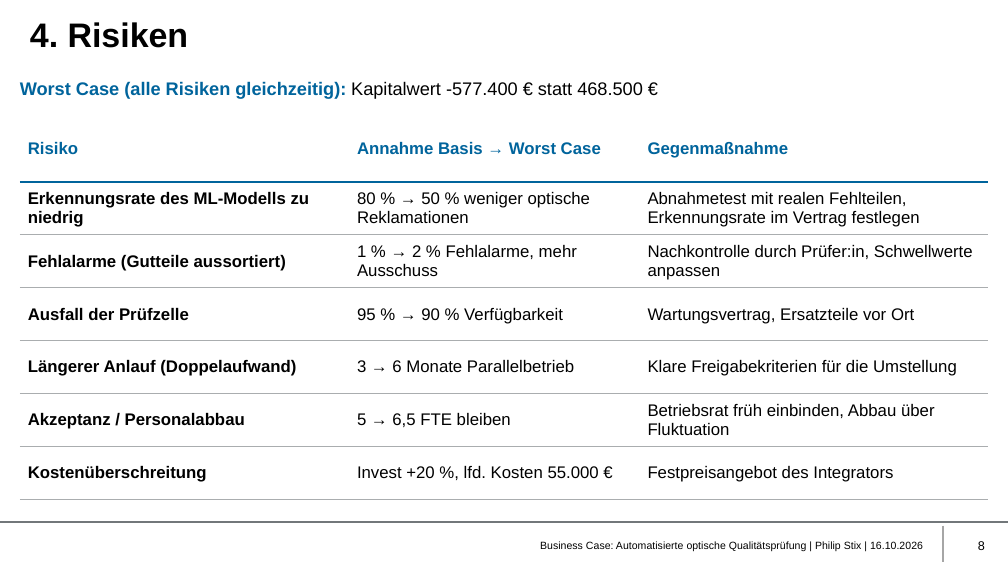
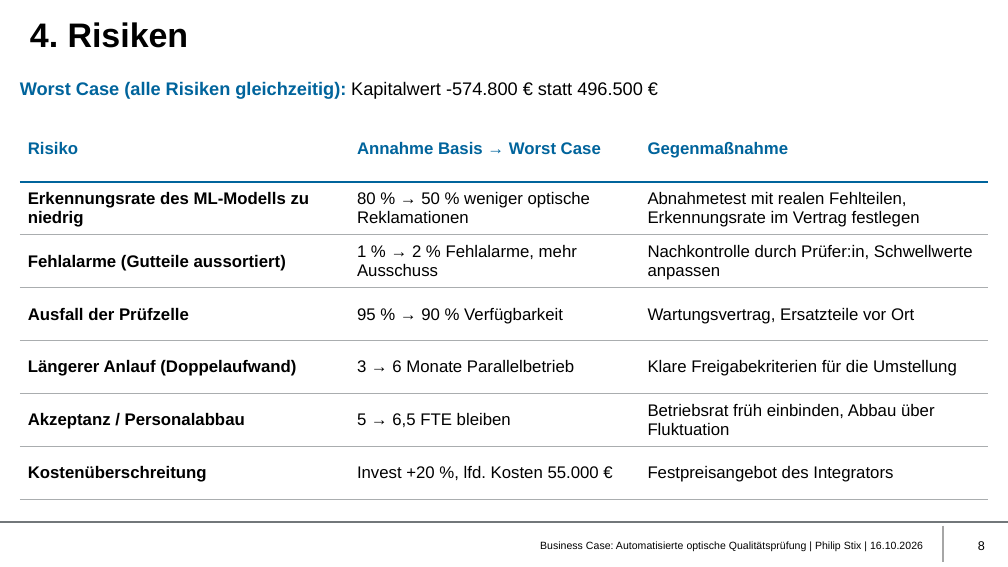
Before and after one commit to philip-stack/MRE3-bGUS, a slide deck: slide 8 of 01 Abgabe/Business Case Qualitätsprüfung - Philip Stix.pptx. Drawn at 1008x567 pixels with LibreOffice and Linux fonts; fonts in the diff are those of the drawing; background and template pictures are left out. Boxes give left, top, right and bottom in pixels: in the first picture for what was removed or moved away, otherwise in the second. Text is boxed around its words. In the diff, an @@ line names an element or a change of style, - is before the commit and + after.

```diff
--- a/01 Abgabe/Business Case Qualitätsprüfung - Philip Stix.pptx
+++ b/01 Abgabe/Business Case Qualitätsprüfung - Philip Stix.pptx
@@ text at (20,81,643,99): text changed @@
-Worst Case (alle Risiken gleichzeitig): Kapitalwert -577.400 € statt 468.500 €
+Worst Case (alle Risiken gleichzeitig): Kapitalwert -574.800 € statt 496.500 €
```
Also in this commit, not shown: 4 other slides changed, 1 slide added, 2 other files.
